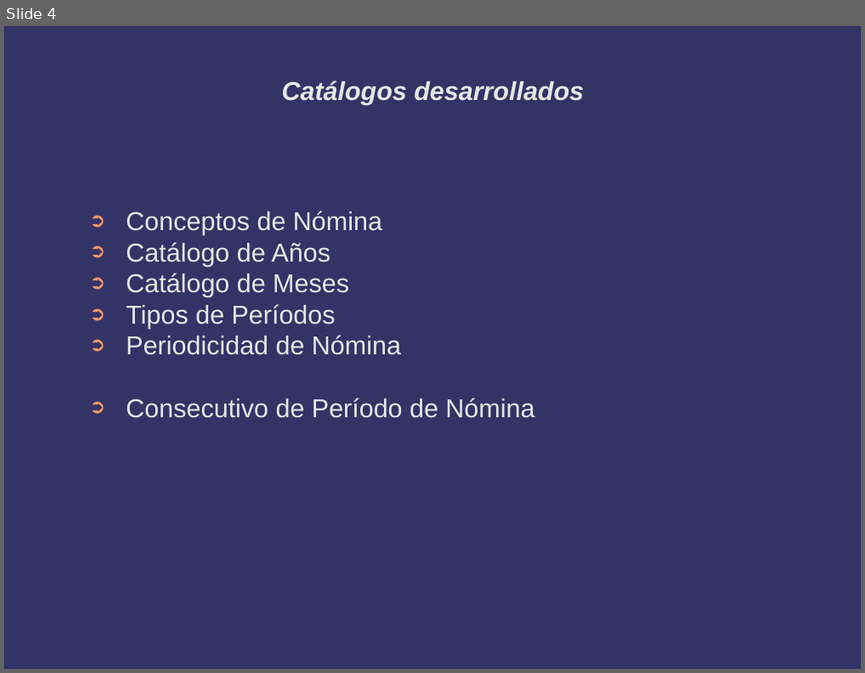
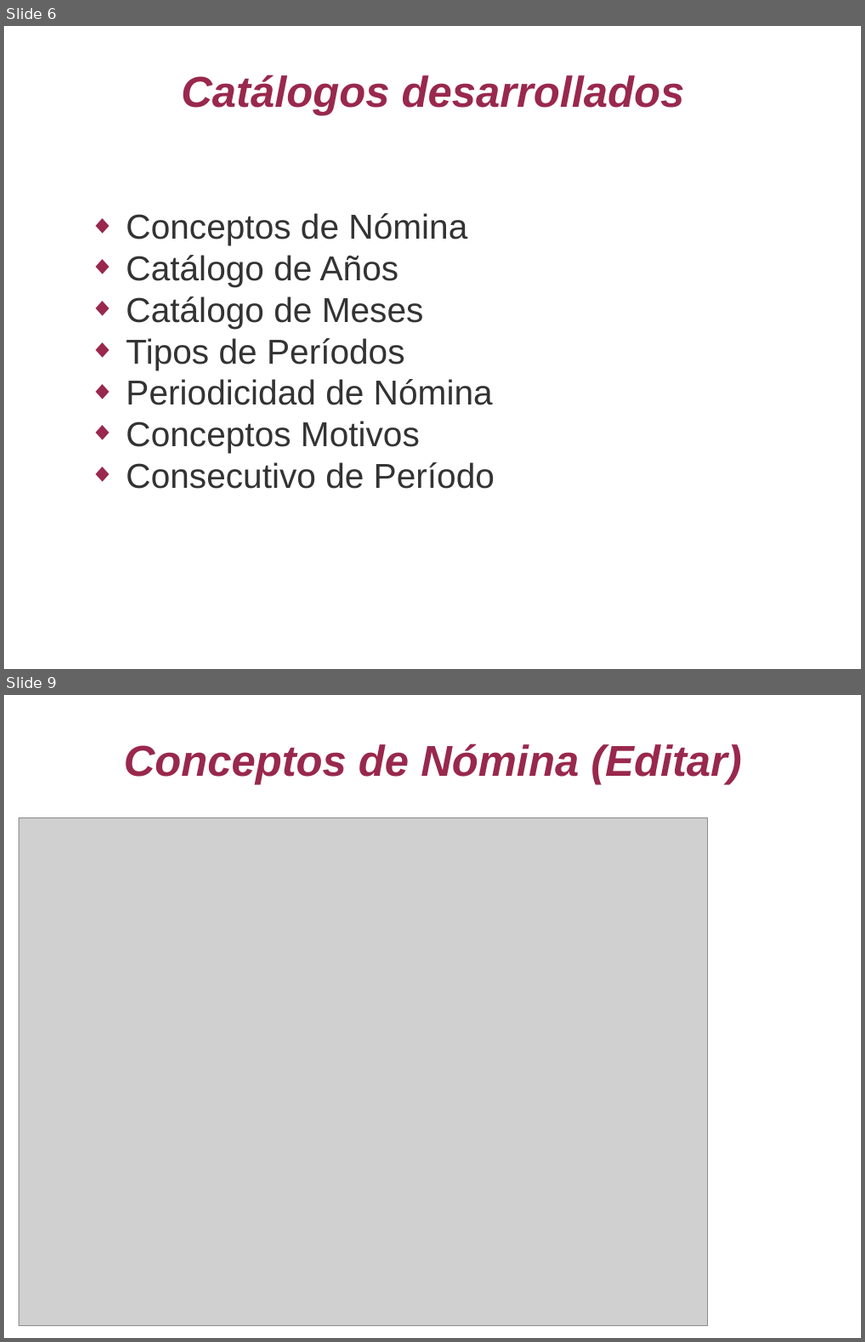
Before and after one commit to jas12345/ASN, a slide deck: Documentos/Avances ASN 20190321.odp. Shown one above the other, each under a label of ours: slide 4 before the commit, slides 6 and 9 after it; the slides between them are not shown. The pictures are 865x673 and 865x1342 pixels, drawn with LibreOffice and Linux fonts; fonts in the diff are those of the drawing; grey boxes stand for pictures; background and template pictures are left out. Boxes give left, top, right and bottom in pixels: in the first picture for what was removed or moved away, otherwise in the second. Text is boxed around its words. In the diff, an @@ line names an element or a change of style, - is before the commit and + after.

```diff
--- a/Documentos/Avances ASN 20190321.odp
+++ b/Documentos/Avances ASN 20190321.odp
@@ slide 9 added at (4,695,861,1338), background #FFFFFF @@
@@ title added at (124,743,742,784), 40 pt, text #99284C, bold, italic @@
+Conceptos de Nómina (Editar)
@@ picture added at (19,817,709,1326) @@
@@ what was slide 4 is now slide 6 @@
@@ slide 6 changed as well @@
@@ background #333366 to #FFFFFF @@
@@ title "Catálogos desarrollados" at (181,74,685,115): size 24 to 40 pt, text colour #E6E6E6 to #99284C @@
@@ text at (126,213,493,405): size 24 to 32 pt, text colour #E6E6E6 to #333333 in "Conceptos de Nómina", "Catálogo de Años", "Catálogo de Meses", "Tipos de Períodos" and 1 more places; bullet ➲ to ◆; bullet colour #FF9966 to #99284C @@
@@ text at (126,420,494,488): text changed; size 24 to 32 pt; text colour #E6E6E6 to #333333 @@
-➲ Consecutivo de Período de Nómina
+◆ Conceptos Motivos
+◆ Consecutivo de Período
```
Also in this commit, not shown: 5 other slides changed, 22 other slides added, 2 slides removed, 1 other file.
